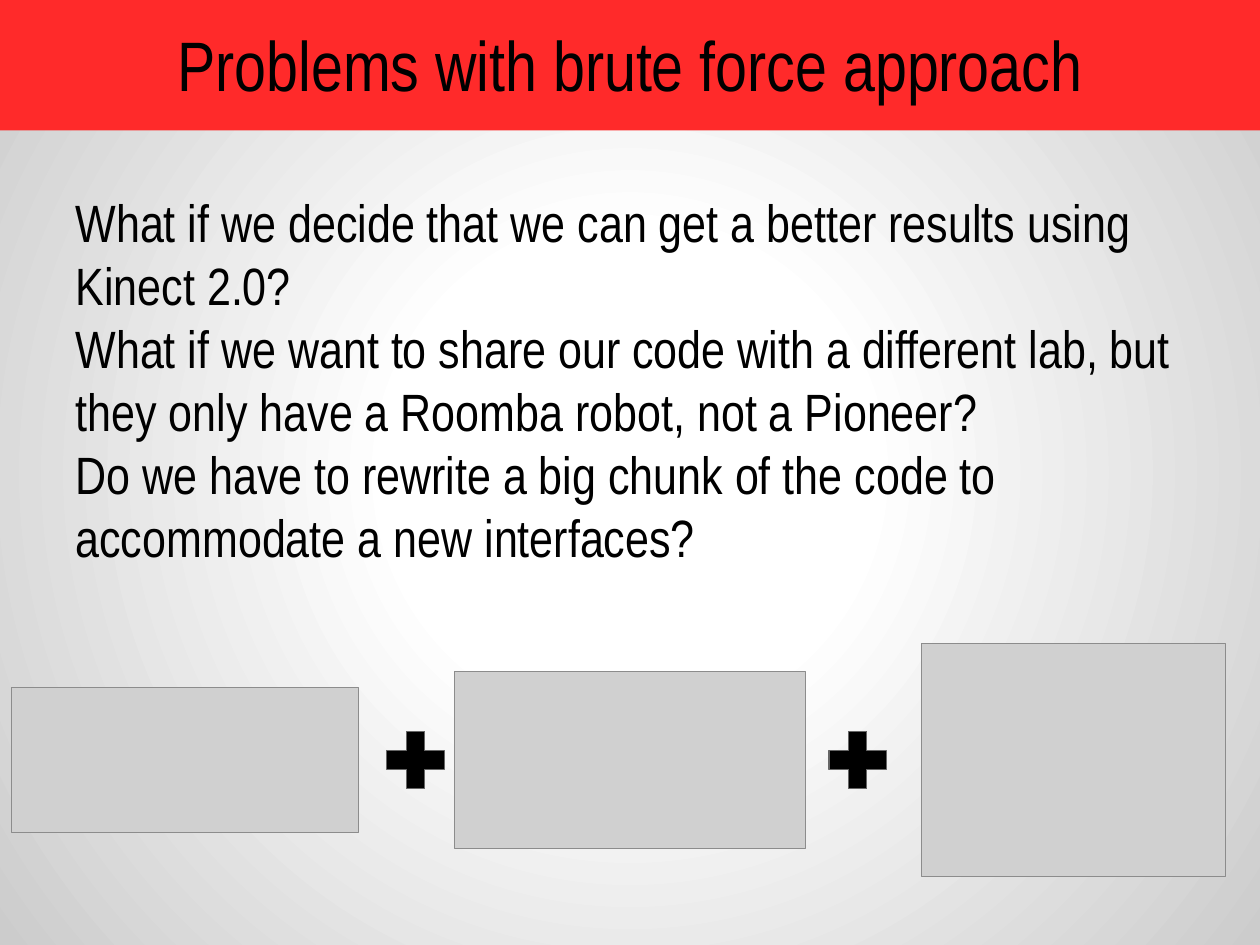
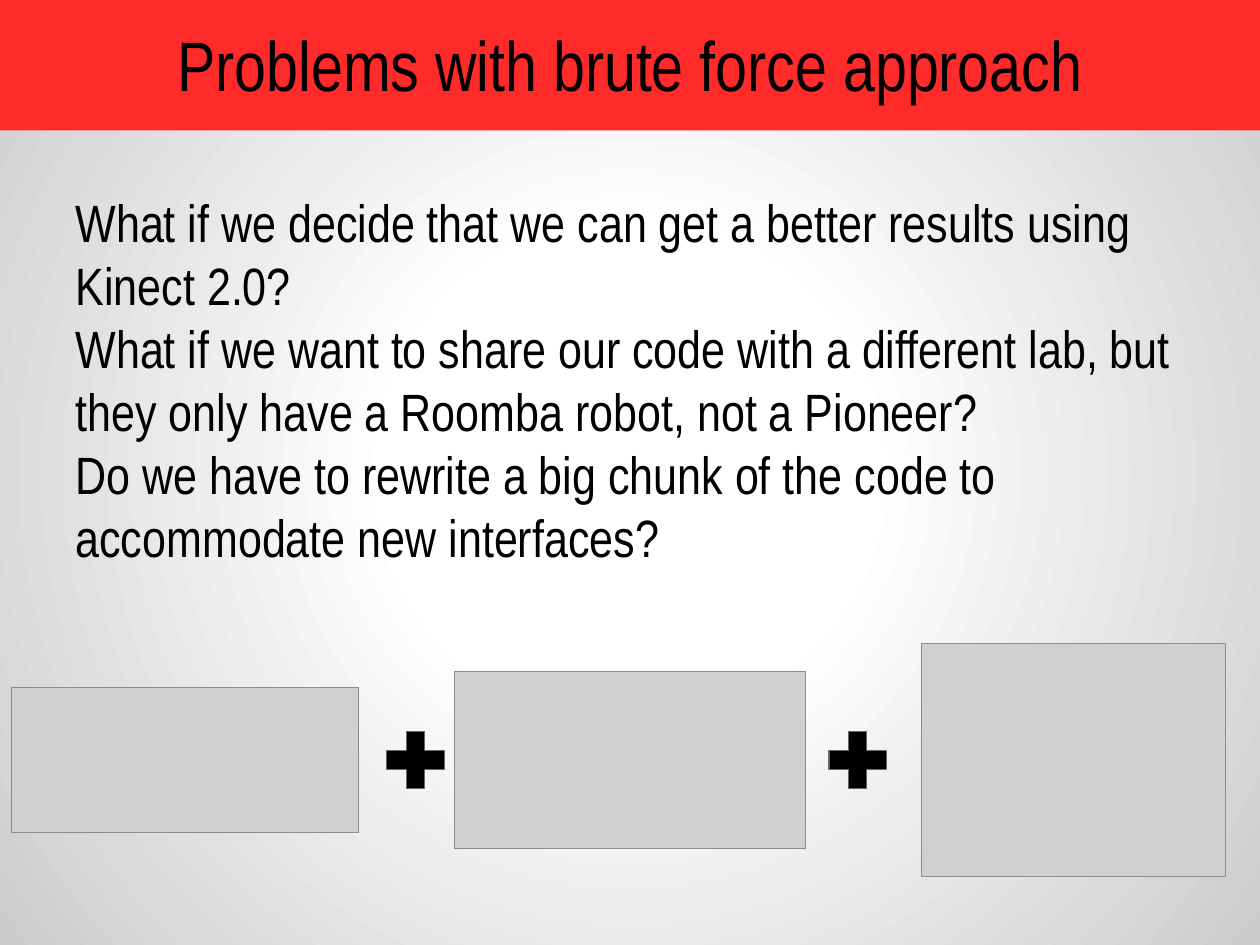
Before and after one commit to amitrokh/CMSC498F, a slide deck: slide 10 of lectures/week_2/Introduction to ROS.pptx. Drawn at 1260x945 pixels with LibreOffice and Linux fonts; fonts in the diff are those of the drawing; grey boxes stand for pictures. Boxes give left, top, right and bottom in pixels: in the first picture for what was removed or moved away, otherwise in the second. Text is boxed around its words. In the diff, an @@ line names an element or a change of style, - is before the commit and + after.

```diff
--- a/lectures/week_2/Introduction to ROS.pptx
+++ b/lectures/week_2/Introduction to ROS.pptx
@@ text at bbox=[76, 456, 996, 558]: text changed @@
-Do we have to rewrite a big chunk of the code to accommodate a new interfaces?
+Do we have to rewrite a big chunk of the code to accommodate new interfaces?
```
Also in this commit, not shown: 7 other slides changed, 1 slide removed, 1 other file.
